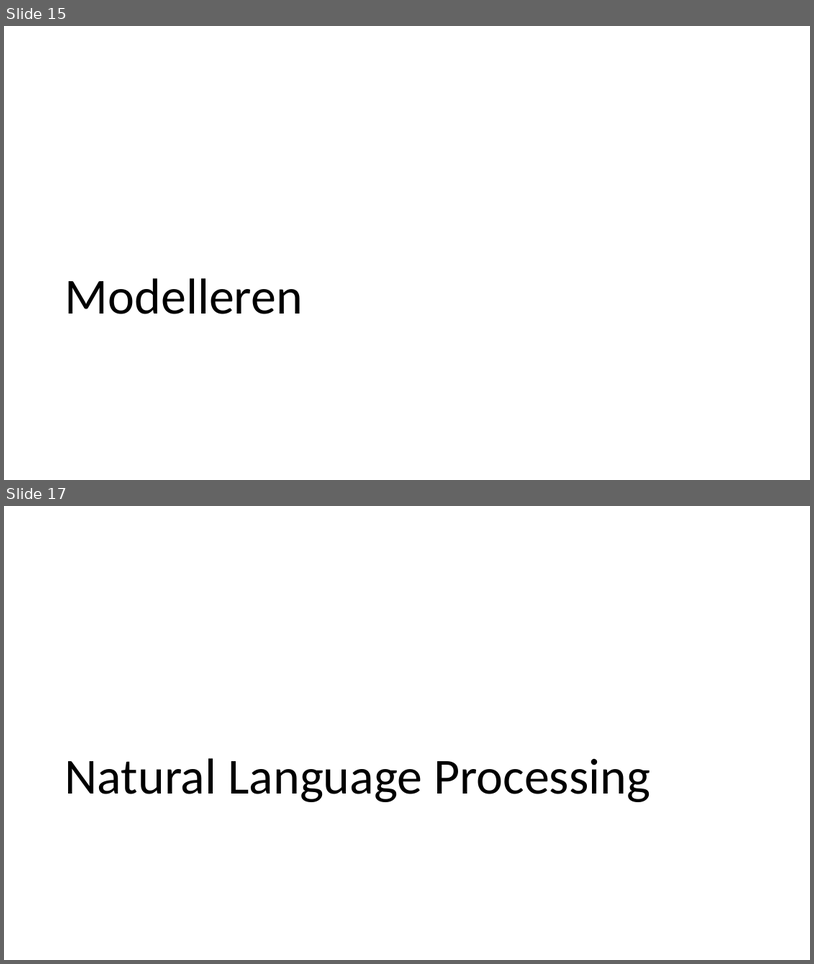
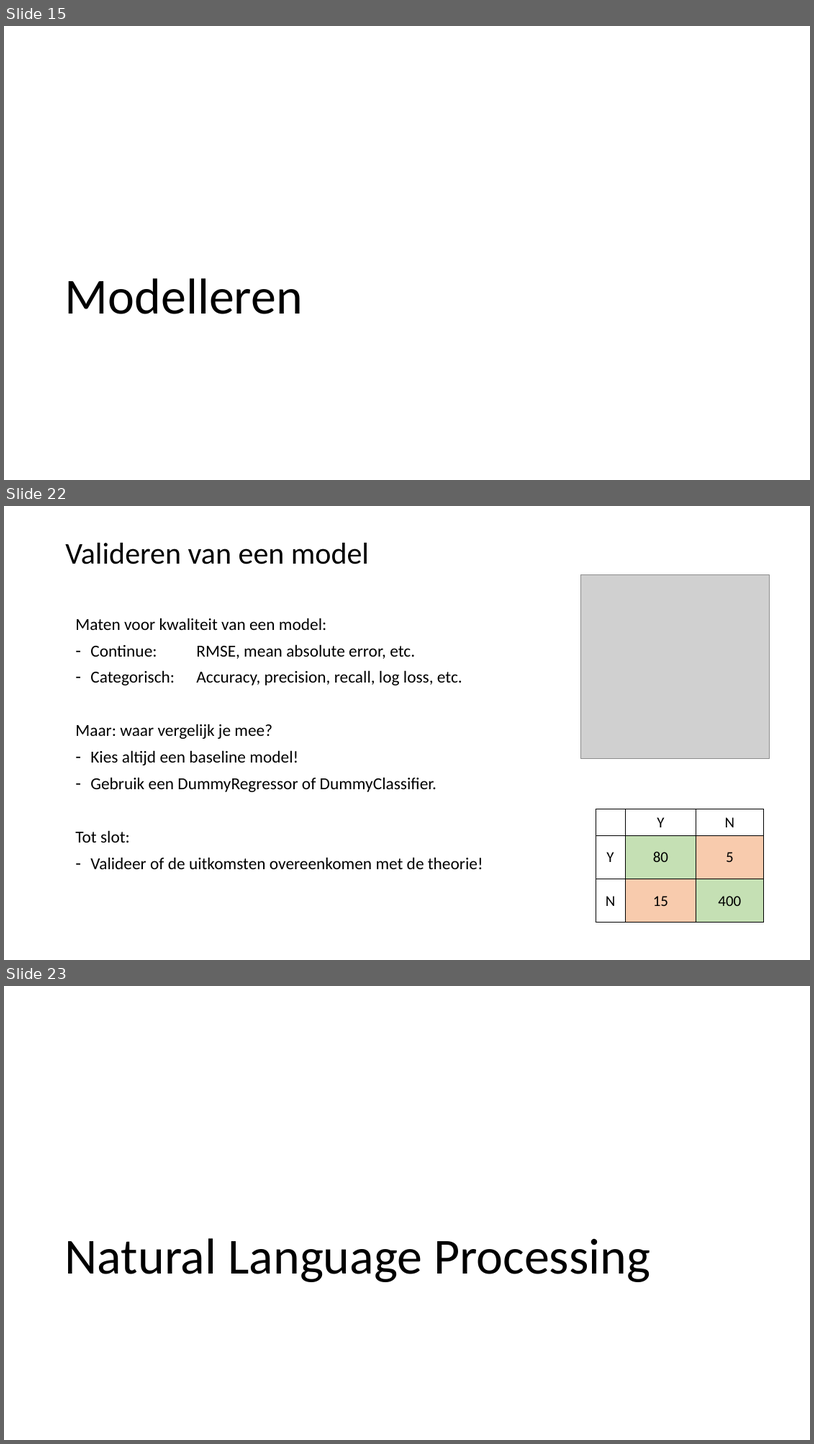
Before and after one commit to LFKoning/knowledge-sharing, a slide deck: python_trainees/4_scikit_learn/python_traineeship_4.pptx. Shown one above the other, each under a label of ours: slides 15 and 17 before the commit, slides 15, 22 and 23 after it; the slides between them are not shown. The pictures are 814x964 and 814x1444 pixels, drawn with LibreOffice and Linux fonts; fonts in the diff are those of the drawing; grey boxes stand for pictures. Boxes give left, top, right and bottom in pixels: in the first picture for what was removed or moved away, otherwise in the second. Text is boxed around its words. In the diff, an @@ line names an element or a change of style, - is before the commit and + after.

```diff
--- a/python_trainees/4_scikit_learn/python_traineeship_4.pptx
+++ b/python_trainees/4_scikit_learn/python_traineeship_4.pptx
@@ slide 22 added at <box>4,506,810,960</box>, background #FFFFFF @@
@@ title added at <box>65,543,369,564</box>, 36 pt, text #000000 @@
+Valideren van een model
@@ picture added at <box>581,574,770,758</box> @@
@@ text added at <box>75,618,484,869</box>, 20 pt, text #000000 @@
+Maten voor kwaliteit van een model:
+– Continue: RMSE, mean absolute error, etc.
+– Categorisch: Accuracy, precision, recall, log loss, etc.
+Maar: waar vergelijk je mee?
+– Kies altijd een baseline model!
+– Gebruik een DummyRegressor of DummyClassifier.
+Tot slot:
+– Valideer of de uitkomsten overeenkomen met de theorie!
@@ table added at <box>597,809,764,922</box>, 3 rows, 3 columns @@
+ | Y | N
+Y | 80 | 5
+N | 15 | 400
@@ what was slide 17 is now slide 23 @@
```
Also in this commit, not shown: 1 slide changed, 5 other slides added, 2 other files.
